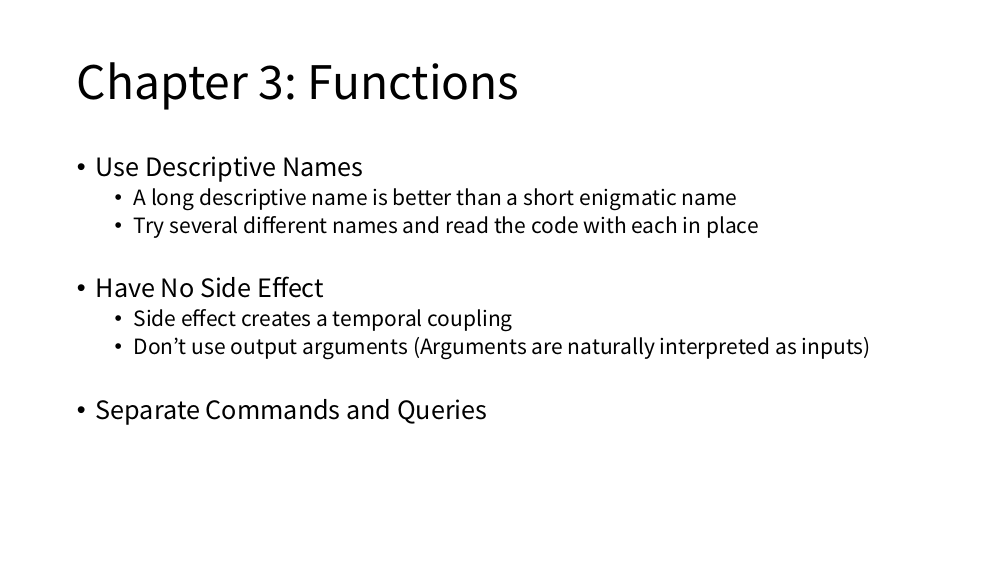
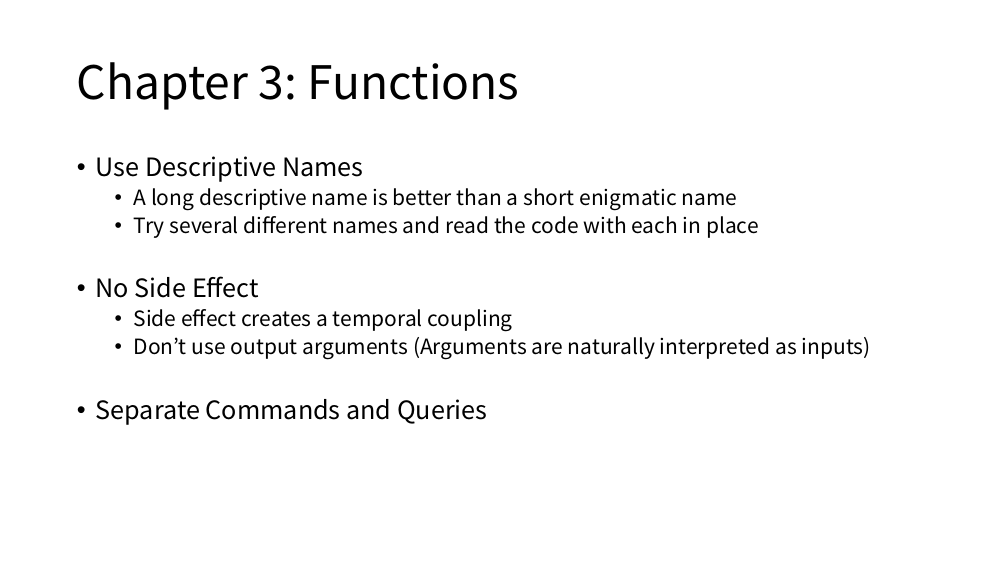
Before and after one commit to Eyebrowmoon/CS490, a slide deck: slide 6 of cleanCode1.pptx. Drawn at 1008x567 pixels with LibreOffice and Linux fonts; fonts in the diff are those of the drawing. Boxes give left, top, right and bottom in pixels: in the first picture for what was removed or moved away, otherwise in the second. Text is boxed around its words. In the diff, an @@ line names an element or a change of style, - is before the commit and + after.

```diff
--- a/cleanCode1.pptx
+++ b/cleanCode1.pptx
@@ text at (x1=96, y1=276, x2=259, y2=298): text changed @@
-• Have No Side Effect
+• No Side Effect
```
Also in this commit, not shown: 2 other slides changed, 1 slide added.
